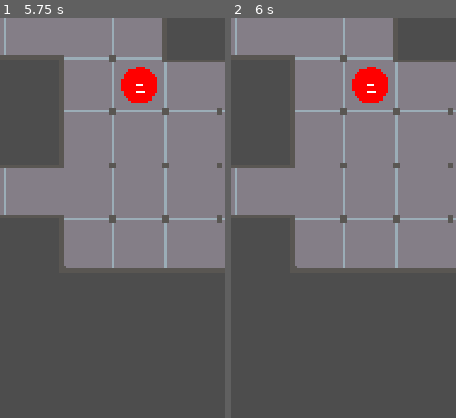
Above: before the commit, frames 1-2 (left to right).
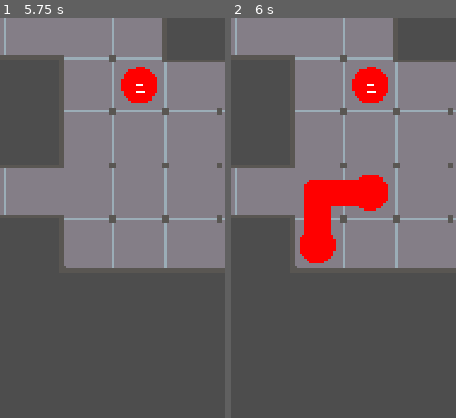
Above: after the commit, the same moments.

Repository: BOLT-3/LogiPath
Game: Godot game, scene res://scenes/tile_map.tscn
The game is run twice, just before and just after one commit, with the same random seed, the same clock (stepped at 60 frames per second) and the same inputs. This scene is started directly instead of the project's main scene.
Inputs (mouse positions are % of the whole screen's width and height, from its top left):
- Up to frame 1 (5.75 s): tap Enter at 0.5, 2, 3.5 s; move the mouse to (45, 70) at 0.52 s; click (45, 70) at 0.67 s; tap Space at 1.25, 2.75, 4.25 s; drag from (80, 65) to (45, 70) at 1.27 s; move the mouse to (20, 35) at 2.02 s; click (20, 35) at 2.17 s; drag from (55, 50) to (20, 35) at 2.77 s; move the mouse to (35, 25) at 3.52 s; click (35, 25) at 3.67 s; drag from (72, 45) to (35, 25) at 4.27 s; move the mouse to (30, 55) at 5.02 s; click (30, 55) at 5.17 s
- Up to frame 2 (6 s): drag from (60, 28) to (30, 55) at 5.77 s
The pictures show only the part of the screen within x 34-84%, y 8-58%; the shares and areas given below are measured in that part.

Frame 1 is identical in both runs. In frame 2, 4.4% of the frame differs, in the area x 30-70%, y 39-62%.

Commit message:
Added the line mechanics (semi working)

Diff:
--- a/scenes/tile_map.tscn
+++ b/scenes/tile_map.tscn
@@ -3,6 +3,7 @@
 [ext_resource type="Script" uid="uid://c5ir8on73ojnd" path="res://scripts/test_board.gd" id="1_47enk"]
 [ext_resource type="Texture2D" uid="uid://c7ua6hkgn4ssv" path="res://assets/tile_sheet_128x128.png" id="2_47enk"]
 [ext_resource type="Texture2D" uid="uid://boyuvvrpcbow8" path="res://assets/red_dot_128x128.png" id="3_jx7lj"]
+[ext_resource type="Script" uid="uid://ka5b4x5sv7r4" path="res://scripts/board_model.gd" id="4_dohrl"]
 
 [sub_resource type="TileSetAtlasSource" id="TileSetAtlasSource_jx7lj"]
 texture = ExtResource("2_47enk")
@@ -151,3 +152,4 @@
 tile_set = SubResource("TileSet_3kgre")
 
 [node name="BoardModel" type="Node2D" parent="." unique_id=1693051820]
+script = ExtResource("4_dohrl")
--- /dev/null
+++ b/scripts/board_model.gd
@@ -0,0 +1,146 @@
+extends Node2D
+class_name BoardModel
+
+
+var cells: Array = []
+
+var rows: int = 0
+var columns: int = 0
+
+var min_board_position: Vector2i
+var max_board_position: Vector2i
+
+var cells_by_position: Dictionary = {}
+
+
+func build_from_board(board: TileMapLayer):
+	var used_cells := board.get_used_cells()
+
+	if used_cells.is_empty():
+		print("Board has no cells!")
+		return
+
+	_find_board_bounds(used_cells)
+	_create_cells(used_cells)
+	_connect_neighbours()
+
+	print_board()
+	var test_cell = get_cell(min_board_position)
+
+	print("TEST CELL")
+	print("Position: ", test_cell.board_position)
+	print("Up: ", test_cell.up)
+	print("Right: ", test_cell.right)
+	print("Down: ", test_cell.down)
+	print("Left: ", test_cell.left)
+
+
+func _find_board_bounds(used_cells: Array[Vector2i]):
+	var min_x := used_cells[0].x
+	var max_x := used_cells[0].x
+	var min_y := used_cells[0].y
+	var max_y := used_cells[0].y
+
+	for pos in used_cells:
+		min_x = min(min_x, pos.x)
+		max_x = max(max_x, pos.x)
+
+		min_y = min(min_y, pos.y)
+		max_y = max(max_y, pos.y)
+
+	min_board_position = Vector2i(min_x, min_y)
+	max_board_position = Vector2i(max_x, max_y)
+
+	columns = max_x - min_x + 1
+	rows = max_y - min_y + 1
+
+
+func _create_cells(used_cells: Array[Vector2i]):
+	cells.clear()
+	cells_by_position.clear()
+
+	# Create empty matrix.
+	for row in range(rows):
+		var row_array: Array = []
+
+		for column in range(columns):
+			row_array.append(null)
+
+		cells.append(row_array)
+
+	# Create LogiCell objects.
+	for board_position in used_cells:
+		var relative_position := board_position - min_board_position
+
+		var row := relative_position.y
+		var column := relative_position.x
+
+		var cell := LogiCell.new(board_position)
+
+		cells[row][column] = cell
+		cells_by_position[board_position] = cell
+
+
+func get_cell(board_position: Vector2i) -> LogiCell:
+	return cells_by_position.get(board_position)
+
+
+func _connect_neighbours():
+	for cell in cells_by_position.values():
+
+		cell.up = get_cell(
+			cell.board_position + Vector2i(0, -1)
+		)
+
+		cell.right = get_cell(
+			cell.board_position + Vector2i(1, 0)
+		)
+
+		cell.down = get_cell(
+			cell.board_position + Vector2i(0, 1)
+		)
+
+		cell.left = get_cell(
+			cell.board_position + Vector2i(-1, 0)
+		)
+
+
+func get_direction(from: Vector2i, to: Vector2i) -> int:
+	var difference := to - from
+
+	if difference == Vector2i(0, -1):
+		return LogiCell.DIR_UP
+
+	if difference == Vector2i(1, 0):
+		return LogiCell.DIR_RIGHT
+
+	if difference == Vector2i(0, 1):
+		return LogiCell.DIR_DOWN
+
+	if difference == Vector2i(-1, 0):
+		return LogiCell.DIR_LEFT
+
+	return 0
+
+
+func print_board():
+	print("========== BOARD ==========")
+	print("Rows: ", rows)
+	print("Columns: ", columns)
+	print("Min: ", min_board_position)
+	print("Max: ", max_board_position)
+
+	for row in range(rows):
+		var text := ""
+
+		for column in range(columns):
+			var cell: LogiCell = cells[row][column]
+
+			if cell == null:
+				text += " . "
+			else:
+				text += " X "
+
+		print(text)
+
+	print("===========================")
--- a/scripts/test_board.gd
+++ b/scripts/test_board.gd
@@ -1,28 +1,85 @@
 extends Node2D
 
+
 @onready var board: TileMapLayer = $Board
+@onready var board_model: BoardModel = $BoardModel
+@onready var line: TileMapLayer = $Line
+
 
 var dragging := false
-var path : Array[Vector2i] = []
+var path: Array[Vector2i] = []
+
+const LINE_SOURCE_ID := 0
+
+
+var line_tiles := {
+	# One-direction line pieces
+	1: Vector2i(2, 2), # UP
+	2: Vector2i(1, 2), # RIGHT
+	4: Vector2i(4, 2), # DOWN
+	8: Vector2i(3, 2), # LEFT
+
+	# Two-direction line pieces
+	5: Vector2i(0, 3),  # UP + DOWN
+	10: Vector2i(0, 2), # LEFT + RIGHT
+
+	3: Vector2i(1, 3),  # UP + RIGHT
+	9: Vector2i(2, 3),  # UP + LEFT
+	12: Vector2i(3, 3), # LEFT + DOWN
+	6: Vector2i(4, 3),  # DOWN + RIGHT
+}
+
+
+func _ready():
+	board_model.build_from_board(board)
+
 
 func _unhandled_input(event: InputEvent) -> void:
+
 	if event is InputEventScreenTouch:
+
 		if event.pressed:
 			dragging = true
 
 			var cell := get_touch_cell(event.position)
+
+			if board_model.get_cell(cell) == null:
+				dragging = false
+				return
+
 			path = [cell]
-			print("pressed", cell)
+
+			print("pressed ", cell)
+
 		else:
 			dragging = false
+
 			print("Path: ", path)
+
+
+			update_path_cells()
+			print_path_cells()
+
 
 	elif event is InputEventScreenDrag and dragging:
 		var cell := get_touch_cell(event.position)
 
 		if cell != path[-1]:
-			path.append(cell)
+			add_cell(cell)
+			update_path_cells()
 
+func print_path_cells():
+
+	for position in path:
+
+		var cell: LogiCell = board_model.get_cell(position)
+
+		print(
+			"Cell ",
+			cell.board_position,
+			" | line_mask = ",
+			cell.line_mask
+		)
 
 func get_touch_cell(screen_position) -> Vector2i:
 	return board.local_to_map(
@@ -30,11 +87,90 @@
 	)
 
 
-func add_cell(cell: Vector2i):
+func add_cell(cell_position: Vector2i):
 	var previous := path[-1]
-	var difference := cell - previous
+	var difference := cell_position - previous
 
+	# Must move exactly one cell horizontally or vertically.
 	if abs(difference.x) + abs(difference.y) != 1:
 		return
 
-	path.append(cell)
+	# Make sure this is an actual board cell.
+	var logical_cell: LogiCell = board_model.get_cell(cell_position)
+
+	if logical_cell == null:
+		return
+
+	# Moving backwards removes the last cell.
+	if path.size() >= 2 and cell_position == path[-2]:
+		path.pop_back()
+		return
+
+	# Don't allow loops/revisiting cells.
+	if cell_position in path:
+		return
+
+	path.append(cell_position)
+
+
+func update_path_cells():
+
+	for i in range(path.size()):
+
+		var position: Vector2i = path[i]
+		var cell: LogiCell = board_model.get_cell(position)
+
+		if cell == null:
+			continue
+
+		cell.line_color = LogiCell.ColorType.RED
+		cell.line_mask = 0
+
+
+		# Previous cell
+		if i > 0:
+			var previous: Vector2i = path[i - 1]
+
+			var direction := board_model.get_direction(
+				position,
+				previous
+			)
+
+			cell.line_mask |= direction
+
+
+		# Next cell
+		if i < path.size() - 1:
+			var next: Vector2i = path[i + 1]
+
+			var direction := board_model.get_direction(
+				position,
+				next
+			)
+
+			cell.line_mask |= direction
+
+
+		# Draw the logical state.
+		render_line_cell(cell)
+
+
+func render_line_cell(cell: LogiCell):
+	var position := cell.board_position
+
+	# Nothing to draw.
+	if cell.line_color == LogiCell.ColorType.NONE:
+		line.erase_cell(position)
+		return
+
+	var atlas_position = line_tiles.get(cell.line_mask)
+
+	if atlas_position == null:
+		print("No line tile for mask: ", cell.line_mask)
+		return
+
+	line.set_cell(
+		position,
+		LINE_SOURCE_ID,
+		atlas_position
+	)
--- /dev/null
+++ b/scripts/test_cell.gd
@@ -0,0 +1,94 @@
+extends RefCounted
+class_name LogiCell
+
+
+enum ContentType {
+	EMPTY,
+	DOT,
+	CONSTRAINT
+}
+
+
+enum DotType {
+	START,
+	END
+}
+
+
+enum ConstraintType {
+	ARROW
+}
+
+
+enum ColorType {
+	NONE,
+	RED
+}
+
+
+# Directions are represented as bits.
+const DIR_UP = 1
+const DIR_RIGHT = 2
+const DIR_DOWN = 4
+const DIR_LEFT = 8
+
+
+# Position of this cell on the board.
+var board_position: Vector2i
+
+
+# -------------------------
+# Cell structure
+# -------------------------
+
+# Which sides of the cell have walls.
+# 0 means no walls.
+var wall_mask: int = 0
+
+
+# -------------------------
+# Cell content
+# -------------------------
+
+# A cell can have ONE content type.
+var content_type: ContentType = ContentType.EMPTY
+
+# Only meaningful when content_type == DOT.
+var dot_type: DotType
+
+# Only meaningful when content_type == CONSTRAINT.
+var constraint_type: ConstraintType
+
+
+# -------------------------
+# Line
+# -------------------------
+
+# Color of the line passing through this cell.
+# NONE means there is currently no line.
+var line_color: ColorType = ColorType.NONE
+
+# Which directions the line connects to.
+var line_mask: int = 0
+
+
+# -------------------------
+# Neighbours
+# -------------------------
+
+var up: LogiCell = null
+var right: LogiCell = null
+var down: LogiCell = null
+var left: LogiCell = null
+
+
+func _init(pos: Vector2i):
+	board_position = pos
+
+
+func has_wall(direction: int) -> bool:
+	return (wall_mask & direction) != 0
+
+
+func has_line(direction: int) -> bool:
+	return (line_mask & direction) != 0
Not shown, added: scripts/board_model.gd.uid
Not shown, added: scripts/test_cell.gd.uid
